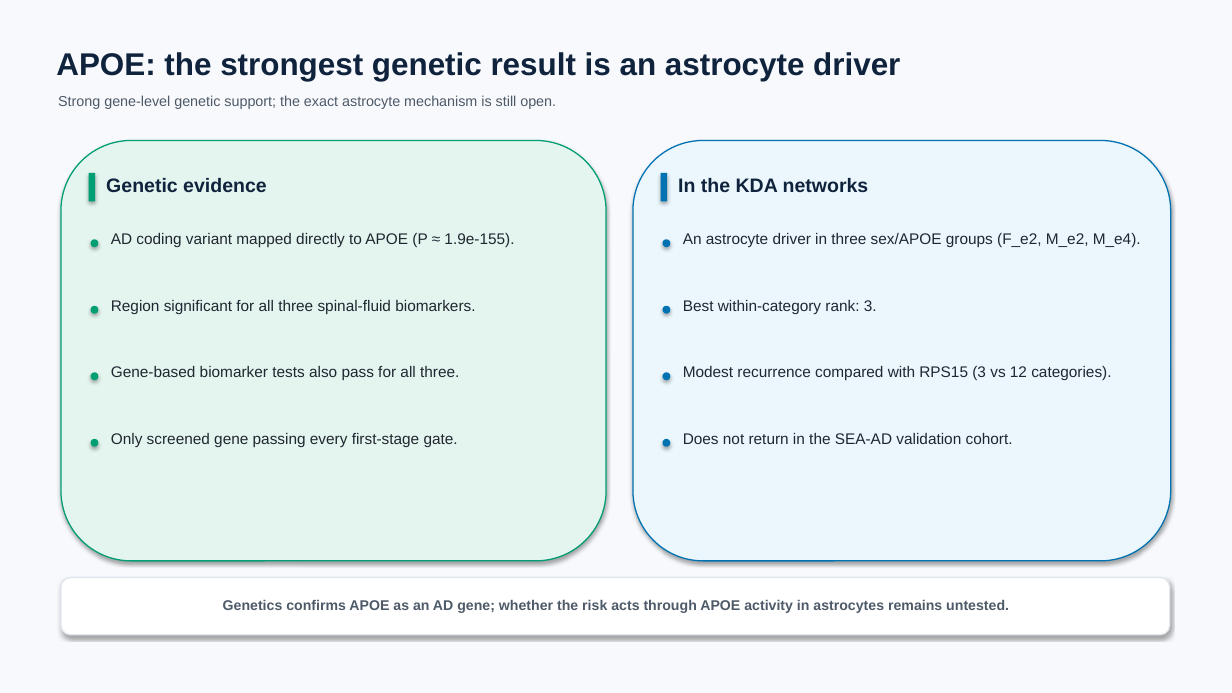
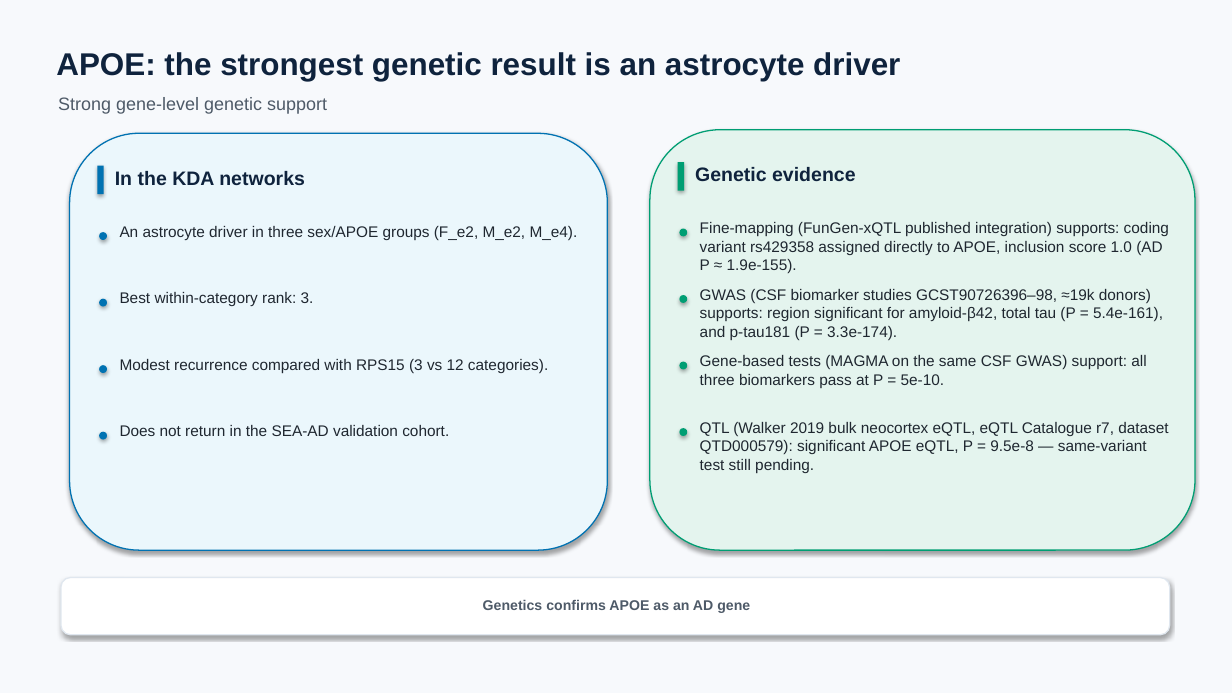
Before and after one commit to ericzhuang2010/alzheimer, a slide deck: slide 10 of docs/presentations/human_genetic_support_for_key_drivers_simple_aggr_08292026.pptx (slide 11 before the commit). Drawn at 1232x693 pixels with LibreOffice and Linux fonts; fonts in the diff are those of the drawing. Boxes give left, top, right and bottom in pixels: in the first picture for what was removed or moved away, otherwise in the second. Text is boxed around its words. In the diff, an @@ line names an element or a change of style, - is before the commit and + after.

Commit message:
updated genetic support slides

```diff
--- a/docs/presentations/human_genetic_support_for_key_drivers_simple_aggr_08292026.pptx
+++ b/docs/presentations/human_genetic_support_for_key_drivers_simple_aggr_08292026.pptx
@@ text at bbox=[58, 97, 327, 114]: text changed; size 11.2 to 14 pt @@
-Strong gene-level genetic support; the exact astrocyte mechanism is still open.
+Strong gene-level genetic support
@@ rounded rectangle: place and size @@
-rounded rectangle at bbox=[633, 140, 1171, 561]
+rounded rectangle at bbox=[69, 133, 607, 550]
@@ rectangle: place and size @@
-rectangle at bbox=[661, 173, 667, 201]
+rectangle at bbox=[97, 165, 104, 194]
@@ text at bbox=[700, 222, 1169, 273]: text changed @@
-AD coding variant mapped directly to APOE (P ≈ 1.9e-155).
+Fine-mapping (FunGen-xQTL published integration) supports: coding variant rs429358 assigned directly to APOE, inclusion score 1.0 (AD P ≈ 1.9e-155).
@@ text at bbox=[700, 289, 1163, 340]: text changed @@
-Region significant for all three spinal-fluid biomarkers.
+GWAS (CSF biomarker studies GCST90726396–98, ≈19k donors) supports: region significant for amyloid-β42, total tau (P = 5.4e-161), and p-tau181 (P = 3.3e-174).
@@ text "Modest recurrence compared with RPS15 ...": place and size @@
-text "Modest recurrence compared with RPS15 ..." at bbox=[683, 366, 1111, 380]
+text "Modest recurrence compared with RPS15 ..." at bbox=[120, 359, 548, 373]
@@ text at bbox=[700, 355, 1146, 388]: text changed @@
-Gene-based biomarker tests also pass for all three.
+Gene-based tests (MAGMA on the same CSF GWAS) support: all three biomarkers pass at P = 5e-10.
@@ 4 texts, 4 ellipses: place and size @@
-4 texts, 4 ellipses at bbox=[663, 178, 1141, 447]
+4 texts, 4 ellipses at bbox=[99, 171, 578, 440]
@@ text removed at bbox=[111, 433, 458, 447] @@
-Only screened gene passing every first-stage gate.
@@ 4 ellipses, 1 text, 1 rounded rectangle, 1 rectangle: place and size @@
-4 ellipses, 1 text, 1 rounded rectangle, 1 rectangle at bbox=[61, 140, 606, 561]
+4 ellipses, 1 text, 1 rounded rectangle, 1 rectangle at bbox=[650, 129, 1195, 550]
@@ text added at bbox=[700, 422, 1168, 473], 12 pt, text #1F2730 @@
+QTL (Walker 2019 bulk neocortex eQTL, eQTL Catalogue r7, dataset QTD000579): significant APOE eQTL, P = 9.5e-8 — same-variant test still pending.
@@ text at bbox=[483, 600, 750, 613]: text changed @@
-Genetics confirms APOE as an AD gene; whether the risk acts through APOE activity in astrocytes remains untested.
+Genetics confirms APOE as an AD gene
```
Also in this commit, not shown: 3 other slides changed, 7 slides added, 5 slides removed, 2 other files.
